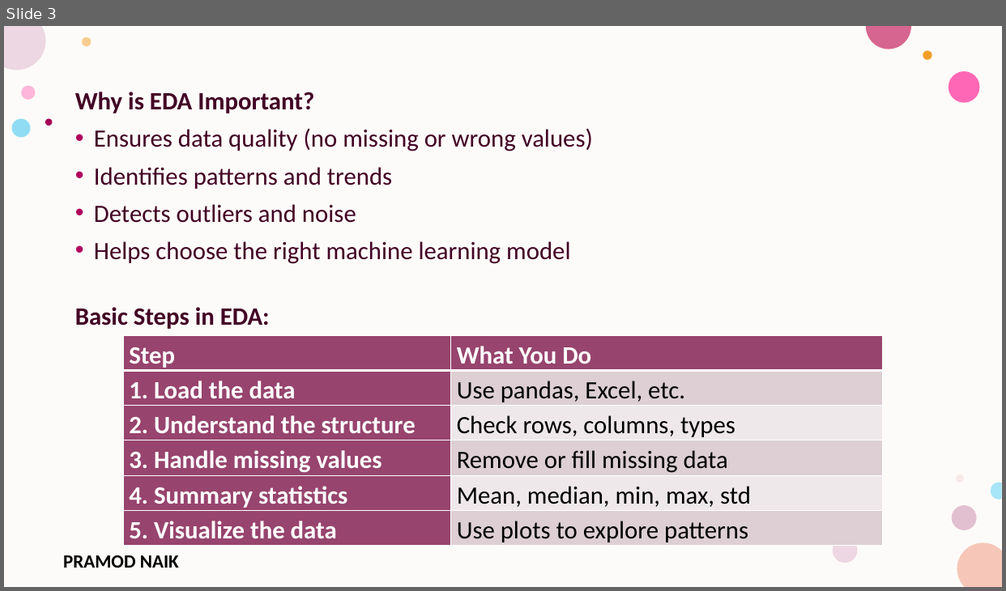
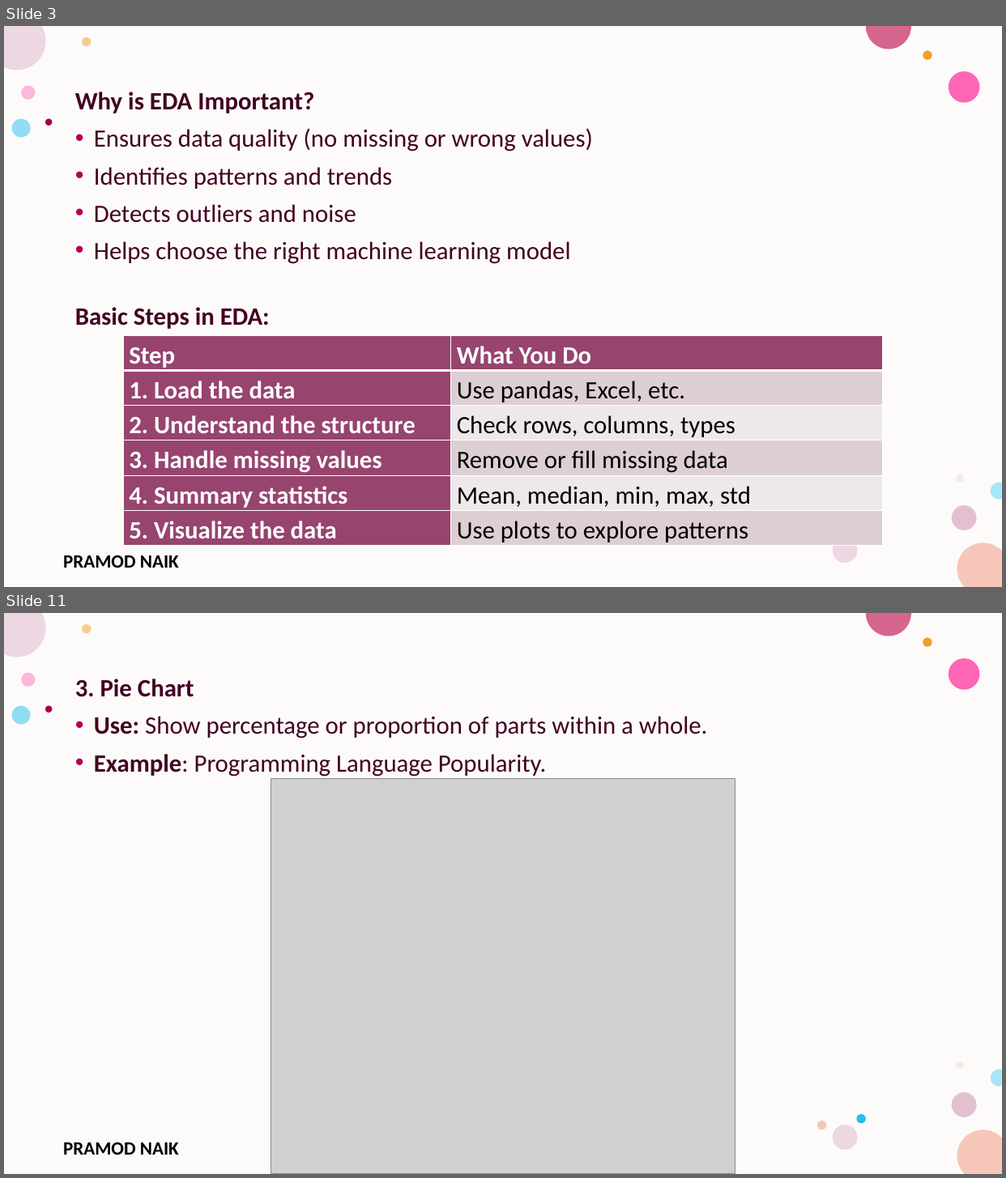
Before and after one commit to PRAMODNAIK-DEV/MCA-2nd-Sem-ML-Data-Analytics-Shridevi-College, a slide deck: Theory Class-Notes/Unit-5 Data Analytics and Real-World Applications.pptx. Shown one above the other, each under a label of ours: slide 3 before the commit, slides 3 and 11 after it; the slides between them are not shown. The pictures are 1006x591 and 1006x1178 pixels, drawn with LibreOffice and Linux fonts; fonts in the diff are those of the drawing; grey boxes stand for pictures; background and template pictures are left out. Boxes give left, top, right and bottom in pixels: in the first picture for what was removed or moved away, otherwise in the second. Text is boxed around its words. In the diff, an @@ line names an element or a change of style, - is before the commit and + after.

```diff
--- a/Theory Class-Notes/Unit-5 Data Analytics and Real-World Applications.pptx
+++ b/Theory Class-Notes/Unit-5 Data Analytics and Real-World Applications.pptx
@@ slide 11 added at [4, 613, 1002, 1174], background #FFFFFF; not listed: 17 template elements that a slide beside it also shows @@
@@ text added at [75, 679, 708, 777], 24 pt, text #420023 @@
+3. Pie Chart
+• Use: Show percentage or proportion of parts within a whole.
+• Example: Programming Language Popularity.
@@ picture added at [271, 779, 735, 1174] @@
```
Also in this commit, not shown: 1 slide changed, 24 other slides added.
